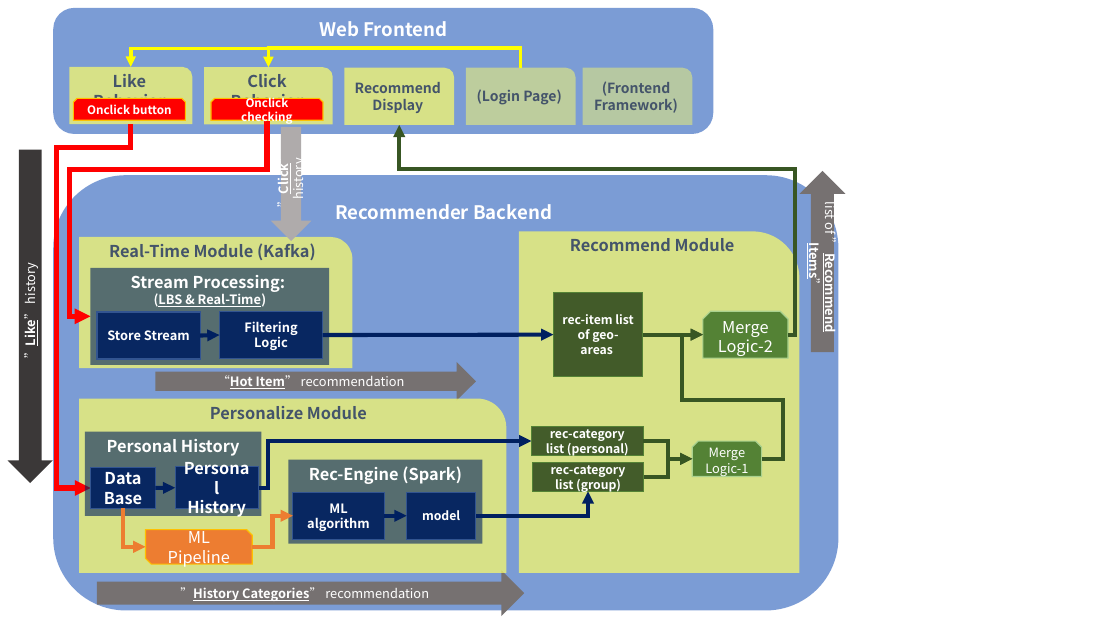
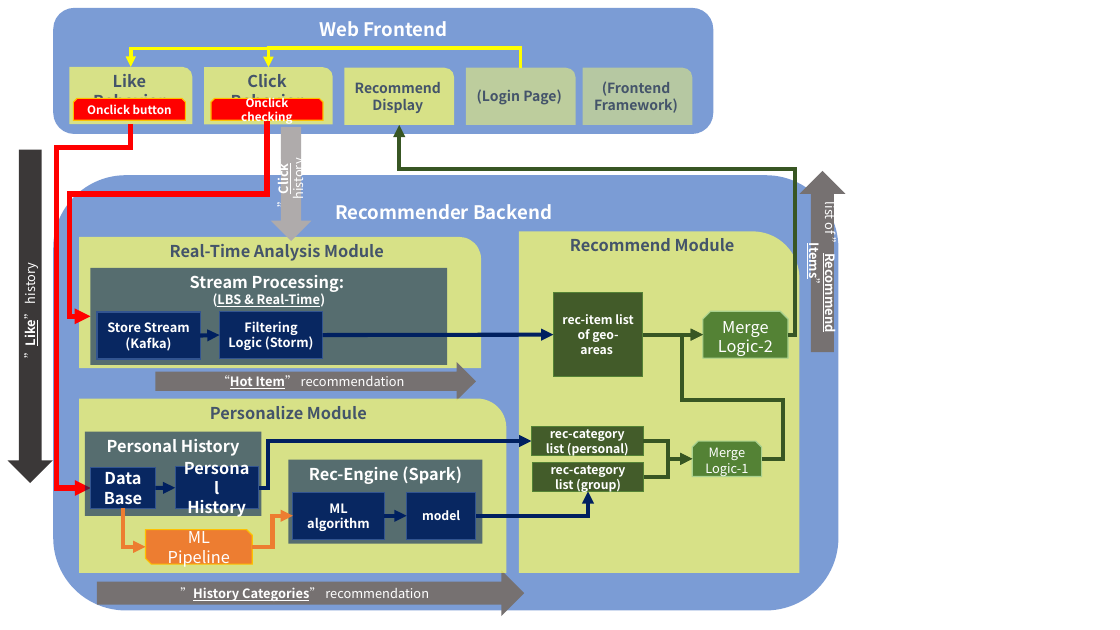
Before and after one commit to ziangqin-stu/ItemRec, a slide deck: slide 1 of pic/系统设计简图.pptx. Drawn at 1120x630 pixels with LibreOffice and Linux fonts; fonts in the diff are those of the drawing. Boxes give left, top, right and bottom in pixels: in the first picture for what was removed or moved away, otherwise in the second. Text is boxed around its words. In the diff, an @@ line names an element or a change of style, - is before the commit and + after.

Commit message:
debug settings

```diff
--- a/pic/系统设计简图.pptx
+++ b/pic/系统设计简图.pptx
@@ elbow arrow (267, 120) - (91, 317): route changed @@
@@ round rect "Real-Time Analysis Module": place and size @@
-round rect "Real-Time Analysis Module" at (79,237,352,368)
+round rect "Real-Time Analysis Module" at (79,237,481,368)
@@ rectangle "Stream Processing:": place and size @@
-rectangle "Stream Processing:" at (91,268,329,365)
+rectangle "Stream Processing:" at (91,268,448,365)
@@ text in round rect at (170,244,384,261): text changed @@
-Real-Time Module (Kafka)
+Real-Time Analysis Module
@@ text in rectangle at (107,322,190,351): text changed @@
-Store Stream
+Store Stream (Kafka)
@@ text in rectangle at (228,321,314,350): text changed @@
-Filtering Logic
+Filtering Logic (Storm)
```
